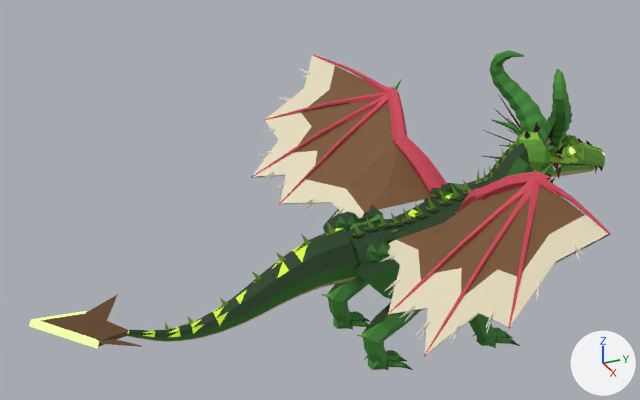
Two versions of the glTF model dragon-lineage-decor/dragon-v6/Dragon_V6_Foret.glb, one commit apart.
One viewpoint serves both versions: a 50 mm lens placed at (42.3, -25.7, 31.8), pointed at (-1.2, -6.1, 10.0). The axes (+X, +Y, +Z) are drawn at lower right. The lights are the same throughout. The older version comes first. Vertices at exactly the same position are counted once.

In view in the first picture: 'Dragon', 'DragonNeon'.
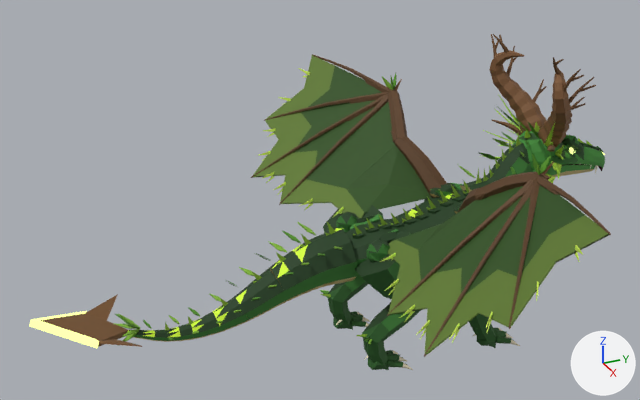
Boxes [x1, y1, x2, y2] around the edits, measured in the pictures (640 x 400 px):
'Dragon', reshaped: before [41, 50, 611, 370]; after [41, 34, 611, 370]
part 1 of me_dragon, added: after [381, 34, 596, 178]
part 2 of me_dragon, built on: after [113, 222, 372, 346]
part 3 of me_dragon, surface changed (darker): [41, 50, 611, 370] in both

Edits to the bpy script that builds the scene:
```text
Change me_dragon:
    used by ob_dragon; location = (0.0, 0.0, 0.0)
    remove me_dragon.from_pydata(...)  # 8125 vertices, 15176 faces; spans x -16.1..16.1, y -23.1..14.0, z -0.6..17.2
    add me_dragon.from_pydata(...)  # 8957 vertices, 16152 faces; spans x -16.1..16.1, y -23.1..14.0, z -0.6..18.3
    me_dragon part 1: 522 vertices added at x -8.6..8.6, y 1.0..10.2, z 4.2..18.3
    me_dragon part 2: 1 vertex moved within x -0.1, y -18.3, z 4.6; 310 vertices added at x -3.5..3.5, y -19.2..-4.6, z 2.2..8.6
    me_dragon part 3: 11832 kept faces spanning x -16.1..16.1, y -23.1..14.0, z -0.6..17.2 get new texture (UV) coordinates
```
